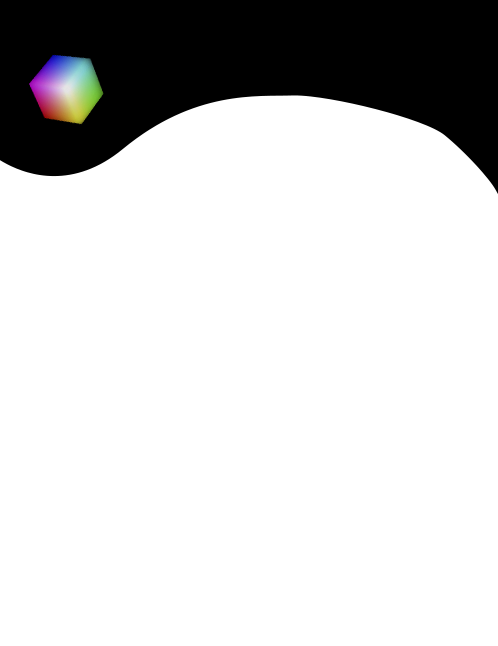
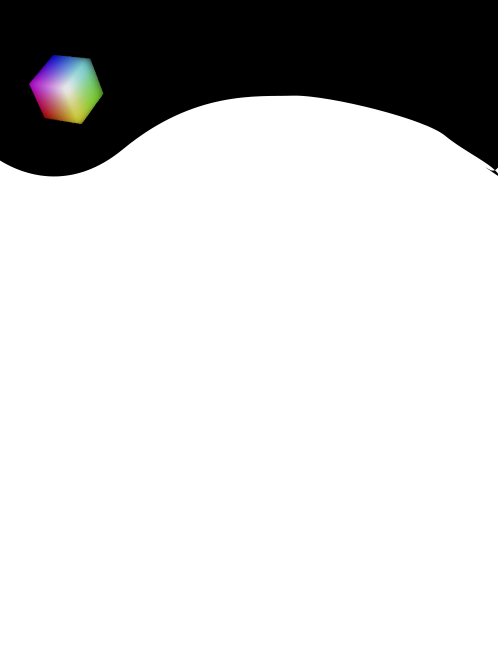
Comparing the layer stacks of the two 498x646 images. Changes:
painted on "Shape 1" over left=0, top=95, right=498, bottom=194
